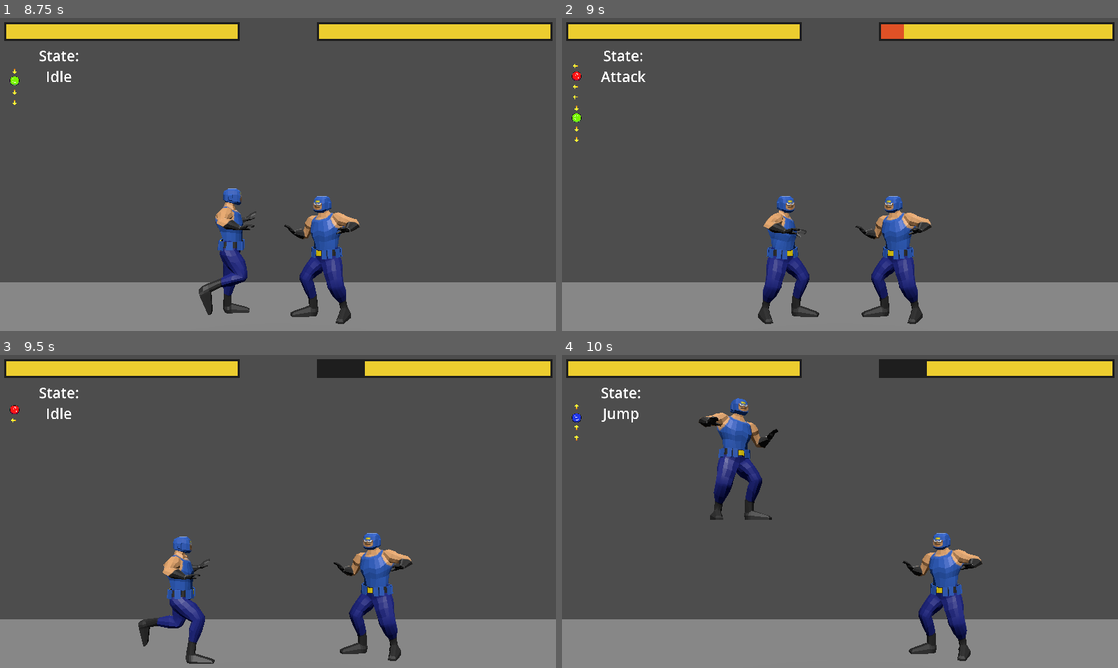
Above: before the commit, frames 1-4 (two rows, left to right).
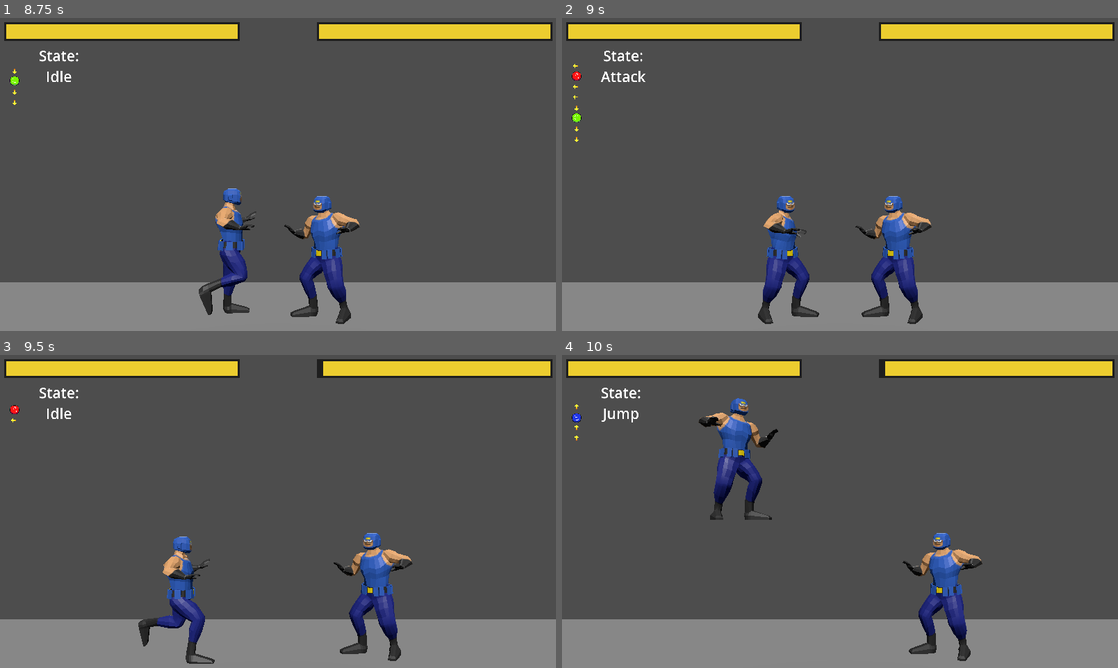
Above: after the commit, the same moments.

Repository: JaydenSmith43/Toku-Fight
Game: Godot game, scene res://Scenes/main.tscn
The game is run twice, just before and just after one commit, with the same random seed, the same clock (stepped at 60 frames per second) and the same inputs.
Inputs:
- Up to frame 1 (8.75 s): tap Enter at 0.5 s; hold Space (P1_Up) 0.53-2.03 s; tap O (P1_Heavy) at 0.6, 8.1 s; tap U (P1_Light) at 1.35 s; hold A (P1_Left) 2.03-3.53 s; tap I (P1_Medium) at 2.1 s; tap Down (P2_Down) at 2.85 s; hold S (P1_Down) 3.53-4.28 s; tap \ (P2_Heavy) at 3.6 s; tap Space (P1_Up) at 4.25 s; hold D (P1_Right) 4.28-5.03 s; tap Left (P2_Left) at 4.35 s; hold Space (P1_Up) 5.03-5.78 s; tap [ (P2_Light) at 5.1 s; hold D (P1_Right) 5.78-8.03 s; tap ] (P2_Medium) at 5.85 s; tap Right (P2_Right) at 6.6 s; tap Up (P2_Up) at 7.35 s; hold S (P1_Down) from 8.03 s (still down)
- Up to frame 2 (9 s): release S (P1_Down) at 8.78 s; hold A (P1_Left) from 8.78 s (still down); tap U (P1_Light) at 8.85 s
- Up to frame 3 (9.5 s): keep holding A (P1_Left)
- Up to frame 4 (10 s): release A (P1_Left) at 9.53 s; hold Space (P1_Up) from 9.53 s (still down); tap I (P1_Medium) at 9.6 s

Frame 1 is identical in both runs. In frame 2, 0.2% of the frame differs, in the area x 57-62%, y 2-7%; in frame 3, 0.4%, in the area x 58-66%, y 2-7%; in frame 4, 0.4%.

Commit message:
json loading multiple hitboxes on a frame

Diff:
--- a/Scenes/Characters/Hitbox3D.gd
+++ b/Scenes/Characters/Hitbox3D.gd
@@ -6,10 +6,10 @@
 var damage := 10
 var leftside := true
 var player := ""
-var scale_x := 0
-var scale_y := 0
-var pos_x := 0
-var pos_y := 0
+var scale_x := 0.0
+var scale_y := 0.0
+var pos_x := 0.0
+var pos_y := 0.0
 var end_frame := 0
 var current_frame := 0
 
--- a/Scenes/Characters/Hurtbox3D.gd
+++ b/Scenes/Characters/Hurtbox3D.gd
@@ -15,7 +15,8 @@
 		return
 
 	if owner.has_method("take_damage") and character.blocking == true:
-		#Transitioned.emit(state_machine.current_state, "block")
 		state_machine.current_state.Transitioned.emit(state_machine.current_state, "block")
+		hitbox.queue_free()
 	elif owner.has_method("take_damage"):
 		owner.take_damage(hitbox.damage)
+		hitbox.queue_free()
--- a/Scripts/Data/grappler_5a.json
+++ b/Scripts/Data/grappler_5a.json
@@ -1,8 +1,22 @@
 {
 	"anim_name": "5a",
 	"move_end_frame": 20,
-	"hitbox_frames": [
-		{"frame":5, "damage":10, "scale_x":1, "scale_y":1, "pos_x":5, "pos_y":2, "end_frame": 3},
-		{"frame":15, "damage":10, "scale_x":1, "scale_y":1, "pos_x":5, "pos_y":2, "end_frame": 3}
-	]
+	"frames": [
+		{
+			"frame":10,
+			"hitbox1":
+				{"damage":1, "pos_x":3, "pos_y":4, "scale_x":1, "scale_y":1,  "end_frame": 20},
+			"hitbox2":
+				{"damage":1, "pos_x":3, "pos_y":4.4, "scale_x":1, "scale_y":1,  "end_frame": 20},
+		},
+		{
+			"frame":15,
+			"hitbox1":
+				{"damage":1, "pos_x":2, "pos_y":5, "scale_x":1, "scale_y":1,  "end_frame": 30},
+			"hitbox2":
+				{"damage":1, "pos_x":2, "pos_y":9, "scale_x":1, "scale_y":1,  "end_frame": 30},
+		},
+
+	],
+
 }
--- a/Scripts/States/S_Ground_Attack.gd
+++ b/Scripts/States/S_Ground_Attack.gd
@@ -18,16 +18,14 @@
 	StaticData.load_json_file("grappler_5a")
 	anim_name = StaticData.moveData["anim_name"]
 	move_end_frame = StaticData.moveData["move_end_frame"]
+	#load cancel properties
 
 func Exit():
 	pass
 
 func State_Physics_Update(_delta: float):
 	current_frame += 1
-
-	for data in StaticData.moveData["hitbox_frames"]:
-		if current_frame == data["frame"]:
-			createHitbox(data)
+	checkFrame()
 
 	if (!played):
 		anim_player.play(anim_name)
@@ -36,8 +34,21 @@
 	if current_frame >= move_end_frame:
 		Transitioned.emit(self, "idle")
 
+func checkFrame():
+	for data in StaticData.moveData["frames"]:
+		if current_frame == data["frame"]:
+			var hitbox_string = "hitbox"
+			var hitbox_index = 1
+			var hitbox_input = hitbox_string + str(hitbox_index)
+
+			while data.has(hitbox_input):
+				createHitbox(data[hitbox_input])
+				hitbox_index += 1
+				hitbox_input = hitbox_string + str(hitbox_index)
+
 func createHitbox(data):
 	var new_hitbox = hitbox.instantiate()
+	new_hitbox.damage = data["damage"]
 	new_hitbox.end_frame = data["end_frame"]
 	new_hitbox.pos_y = data["pos_y"]
 	new_hitbox.pos_x = data["pos_x"]
